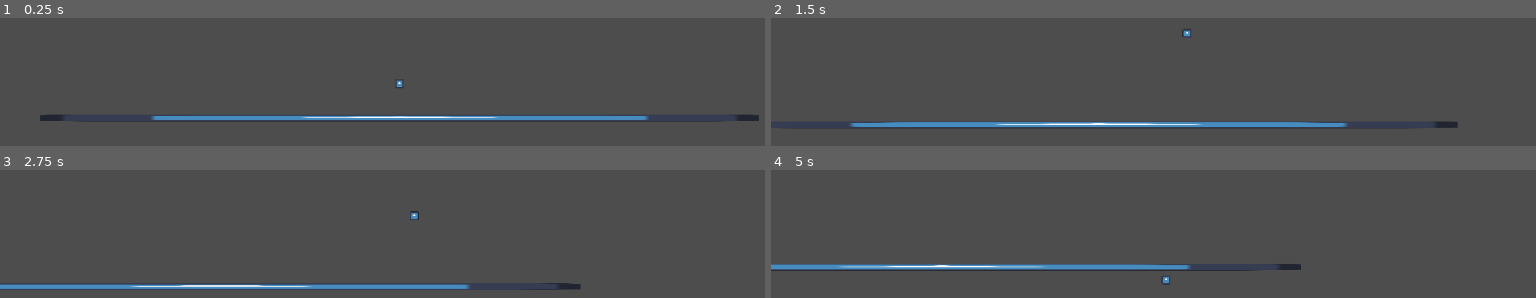
Above: before the commit, frames 1-4 (two rows, left to right).
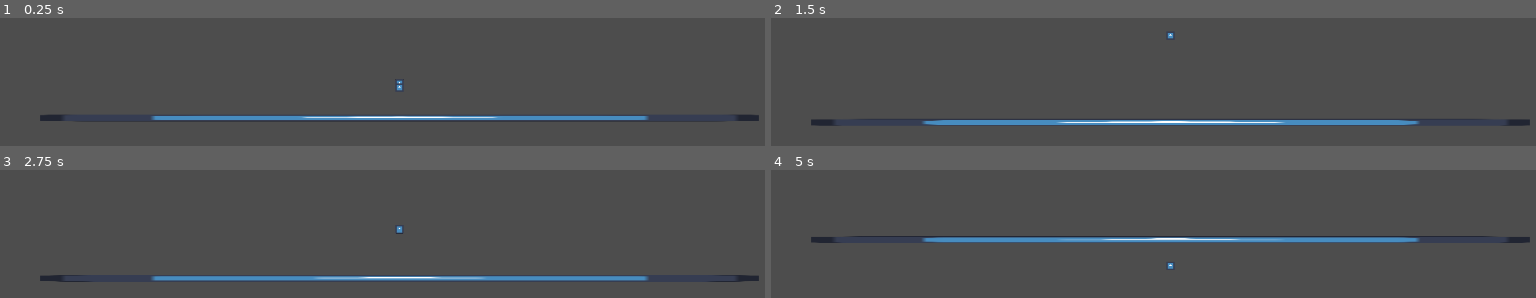
Above: after the commit, the same moments.

Repository: Shaydas1/UWGameJamSpring2025
Game: Godot game, scene res://Scenes/Testing/PlayerTest.tscn
The game is run twice, just before and just after one commit, with the same random seed, the same clock (stepped at 60 frames per second) and the same inputs. This scene is started directly instead of the project's main scene. The engine's default icon, where the game draws it, is replaced by a stand-in: a white triangle on a blue panel in a dark square.
Inputs:
- Up to frame 1 (0.25 s): no input
- Up to frame 2 (1.5 s): tap Enter (ui_accept) at 0.5, 0.77, 0.8, 1.07, 1.25, 1.35 s; hold Left (cast_angle_up, bound only after the commit) 0.53-1.28 s; tap Space (cast, bound only after the commit) at 0.6 s; hold Right (cast_angle_down, bound only after the commit) from 1.28 s (still down)
- Up to frame 3 (2.75 s): tap Enter (ui_accept) at 1.52, 1.82, 2.3 s; tap Space (cast, bound only after the commit) at 1.55, 2.1 s; release Right (cast_angle_down, bound only after the commit) at 2.03 s; hold Left (cast_angle_up, bound only after the commit) from 2.03 s (still down)
- Up to frame 4 (5 s): tap Enter (ui_accept) at 2.75, 3.02, 3.32, 3.6, 3.77, 4.07, 4.52, 4.82 s; tap Space (cast, bound only after the commit) at 2.85, 4.35 s; release Left (cast_angle_up, bound only after the commit) at 3.53 s; hold Right (cast_angle_down, bound only after the commit) from 3.53 s (still down)

The runs differ from the first frame. In frame 1, less than 0.1% of the frame differs, in the area x 51-53%, y 50-58%; in frame 2, 4.8%; in frame 3, 5.7%; in frame 4, 7.2%, in the area x 0-100%, y 51-90%.

Commit message:
made casting inputs

Diff:
--- a/uwgamejamspring2025/Scenes/Player/hook.tscn
+++ b/uwgamejamspring2025/Scenes/Player/hook.tscn
@@ -8,7 +8,7 @@
 
 [sub_resource type="CircleShape2D" id="CircleShape2D_1q8x0"]
 
-[node name="Hook" type="RigidBody2D"]
+[node name="Hook" type="RigidBody2D" groups=["hook"]]
 lock_rotation = true
 script = ExtResource("1_3f4bw")
 max_distance = 10000.0
@@ -25,5 +25,6 @@
 [node name="CollisionShape2D" type="CollisionShape2D" parent="Area2D"]
 shape = SubResource("CircleShape2D_1q8x0")
 
+[connection signal="body_entered" from="." to="." method="_on_body_entered"]
 [connection signal="area_entered" from="Area2D" to="." method="_on_area_entered"]
 [connection signal="area_exited" from="Area2D" to="." method="_on_area_exit"]
--- a/uwgamejamspring2025/Scenes/Player/player.tscn
+++ b/uwgamejamspring2025/Scenes/Player/player.tscn
@@ -1,7 +1,9 @@
-[gd_scene load_steps=3 format=3 uid="uid://bh31uecwwg144"]
+[gd_scene load_steps=5 format=3 uid="uid://bh31uecwwg144"]
 
 [ext_resource type="Script" uid="uid://btpwjr5kbtivy" path="res://Scripts/Player/player.gd" id="1_v0iea"]
-[ext_resource type="Script" uid="uid://gf0klh0bhd8o" path="res://Scripts/Player/jerk_controller.gd" id="2_a3d8c"]
+[ext_resource type="Script" uid="uid://gf0klh0bhd8o" path="res://Scripts/Player/rod_controller.gd" id="2_a3d8c"]
+[ext_resource type="Script" uid="uid://cqk0ysppe2ydf" path="res://Scripts/Player/cast_controller.gd" id="3_mtuoh"]
+[ext_resource type="Texture2D" uid="uid://ndpwmba1hhrc" path="res://icon.svg" id="4_htcer"]
 
 [node name="Player" type="Node2D"]
 script = ExtResource("1_v0iea")
@@ -13,11 +15,10 @@
 jerk_strength = 2000.0
 metadata/_custom_type_script = "uid://gf0klh0bhd8o"
 
-[node name="JerkTimer" type="Timer" parent="JerkController"]
-wait_time = 0.5
+[node name="CastController" type="Node" parent="."]
+script = ExtResource("3_mtuoh")
+metadata/_custom_type_script = "uid://cqk0ysppe2ydf"
 
-[node name="JerkBuffer" type="Timer" parent="JerkController"]
-wait_time = 0.1
-
-[node name="JerkDuration" type="Timer" parent="JerkController"]
-wait_time = 0.05
+[node name="CastIndicator" type="Sprite2D" parent="CastController"]
+texture = ExtResource("4_htcer")
+offset = Vector2(0, -100)
--- a/uwgamejamspring2025/Scripts/Player/cast_controller.gd
+++ b/uwgamejamspring2025/Scripts/Player/cast_controller.gd
@@ -1 +1,82 @@
 extends Node
+class_name CastController
+
+@export var cast_strength: float = 5000.0
+
+@export var max_size : float = 2
+
+@export var angle_speed : float = PI/4
+@export var strength_speed : float = 0.75
+
+var angle = 0
+var stength = 0.1
+
+@onready var hook : Hook
+
+signal on_cast
+
+var enabled : bool = false
+
+func initialize(hook: Hook):
+	self.hook = hook
+
+
+func reset():
+	pass
+
+
+func _ready():
+	pass
+
+func enable():
+	reset()
+	enabled = true
+	$CastIndicator.show()
+
+
+func disable():
+	enabled = false
+	$CastIndicator.hide()
+
+
+func _process(delta):
+	if not enabled:
+		return
+
+	var angle_direction = 0
+	if Input.is_action_pressed("cast_angle_down"):
+		angle_direction = 1
+
+	elif Input.is_action_pressed("cast_angle_up"):
+		angle_direction = -1
+
+	$CastIndicator.rotation += angle_direction * angle_speed * delta
+	$CastIndicator.rotation = clampf(
+		$CastIndicator.rotation,
+		0,
+		3 * PI/4
+	)
+
+	var strength_direction = 0
+	if Input.is_action_pressed("cast_strength_down"):
+		strength_direction = -1
+
+	elif Input.is_action_pressed("cast_strength_up"):
+		strength_direction = 1
+
+	$CastIndicator.scale = (
+		$CastIndicator.scale +
+		Vector2(
+			strength_direction * delta,
+			strength_direction * delta
+			)
+		).clamp(
+			Vector2(0.8, 0.8),
+			Vector2(max_size, max_size)
+			)
+
+	if Input.is_action_just_pressed("cast"):
+		hook.cast(
+			$CastIndicator.scale.x * cast_strength,
+			$CastIndicator.rotation_degrees)
+		emit_signal("on_cast")
--- a/uwgamejamspring2025/Scripts/Player/hook.gd
+++ b/uwgamejamspring2025/Scripts/Player/hook.gd
@@ -8,6 +8,7 @@
 
 @export var max_distance : float
 @export var jerk_cut_factor: float = 0.2
+
 signal entered_water
 signal exited_water
 
@@ -23,6 +24,7 @@
 
 var target : Node2D = null
 
+var caught_fish : Array[CaughtFish] = []
 
 func enable():
 	enabled = true
@@ -54,12 +56,10 @@
 func start_reeling(strength: float):
 	_set_reeling(true)
 	reel_strength = strength
-	print_debug(gravity_scale, in_water)
 
 
 func stop_reeling():
 	_set_reeling(false)
-	print_debug(gravity_scale, in_water)
 
 
 func _get_direction_to_target() -> Vector2:
@@ -79,10 +79,30 @@
 		linear_velocity.y *= jerk_cut_factor
 
 	if linear_velocity.x < 0:
-		linear_velocity.x *= jerk_cut_factor
+		linear_velocity.x *= 0
 
 func reel():
 	apply_central_force(reel_strength * _get_direction_to_target())
+
+
+func hook_fish(fish : Node2D):
+	fish = fish as ActiveFish
+
+	if fish == null:
+		return
+
+	var new_fish = fish.type.caught_fish.instantiate()
+	add_child(new_fish)
+	caught_fish.append(new_fish)
+
+	fish.queue_free()
+
+func free_fish():
+	for fish in caught_fish:
+		fish.queue_free()
+
+	caught_fish.clear()
+
 
 func initialize(target: Node2D):
 	self.target = target
@@ -113,7 +133,6 @@
 func _physics_process(delta):
 	if not enabled:
 		return
-
 
 
 	if position.x < 0:
@@ -156,9 +175,18 @@
 	if area.is_in_group("rock"):
 		emit_signal("hook_lost")
 
+
 func _on_area_exit(area):
 	if not enabled:
 		return
 
 	if area.is_in_group("water"):
 		on_exit_water()
+
+
+func _on_body_entered(body):
+	if not enabled:
+		return
+
+	if body.is_in_group("active_fish"):
+		hook_fish(body)
--- a/uwgamejamspring2025/Scripts/Player/jerk_controller.gd
+++ /dev/null
@@ -1,62 +0,0 @@
-extends Node
-class_name RodController
-
-@export var reel_strength: float = 100
-@export var jerk_strength: float = 500
-
-@onready var can_jerk_timer: Timer = $JerkTimer
-@onready var jerk_buffer_timer: Timer = $JerkBuffer
-
-
-var can_jerk_hook : bool = true
-
-var jerk_buffer_frames = 5
-var jerk_buffered = true
-
-@onready var hook : Hook
-
-var enabled : bool = false
-
-func initialize(hook: Hook):
-	self.hook = hook
-
-
-func reset():
-	can_jerk_hook = true
-	jerk_buffered = false
-
-
-func _ready():
-	can_jerk_timer.connect("timeout", func(): can_jerk_hook = true)
-	jerk_buffer_timer.connect("timeout", func(): jerk_buffered = false)
-
-func enable():
-	reset()
-	enabled = true
-
-
-func disable():
-	enabled = false
-
-
-func _process(delta):
-	if not enabled:
-		return
-
-	if Input.is_action_just_pressed("ui_accept"):
-		jerk_buffered = true
-		jerk_buffer_timer.start()
-		hook.start_reeling(reel_strength)
-
-	if Input.is_action_just_released("ui_accept"):
-		jerk_buffered = false
-		hook.stop_reeling()
-		hook.end_jerk()
-
-	if can_jerk_hook and jerk_buffered:
-		hook.jerk(jerk_strength)
-
-		can_jerk_hook = false
-		can_jerk_timer.start()
-
-		jerk_buffered = false
--- a/uwgamejamspring2025/Scripts/Player/player.gd
+++ b/uwgamejamspring2025/Scripts/Player/player.gd
@@ -1,8 +1,8 @@
 extends Node2D
 class_name Player
 
-@export var cast_strength: float = 5000.0
-@export var cast_angle: float = 45
+@export var cast_strength: float = 2500.0
+@export var cast_angle: float = 0
 
 @onready var hook : Hook
 
@@ -15,31 +15,31 @@
 
 	hook.initialize(self)
 	$JerkController.initialize(hook)
+	$CastController.initialize(hook)
 
 	hook.exited_water.connect(self.on_hook_exit_water)
 	hook.entered_water.connect(self.on_hook_enter_water)
 
-
-func _process(delta):
-	if hook_held:
-		if Input.is_action_just_pressed("ui_accept"):
-			cast_hook()
-
+	$CastController.on_cast.connect(self.on_cast)
 
 func on_hook_exit_water():
 	hook.disable()
 	$JerkController.disable()
+	$CastController.enable()
 
 	hook.set_deferred("position", Vector2.ZERO)
 	hook_held = true
 
+	for fish in hook.caught_fish:
+		print(fish.type.score)
 
 
 func on_hook_enter_water():
 	$JerkController.enable()
 
 
-func cast_hook():
+func on_cast():
 	hook.enable()
-	hook.cast(cast_strength, cast_angle)
+	$JerkController.enable()
+	$CastController.disable()
 	hook_held = false
--- /dev/null
+++ b/uwgamejamspring2025/Scripts/Player/rod_controller.gd
@@ -0,0 +1,43 @@
+extends Node
+class_name RodController
+
+@export var reel_strength: float = 100
+@export var jerk_strength: float = 500
+
+@onready var hook : Hook
+
+var enabled : bool = false
+
+func initialize(hook: Hook):
+	self.hook = hook
+
+
+func reset():
+	pass
+
+
+func _ready():
+	pass
+
+
+func enable():
+	reset()
+	enabled = true
+
+
+
+func disable():
+	enabled = false
+
+
+func _process(delta):
+	if not enabled:
+		return
+
+	if Input.is_action_just_pressed("reel"):
+		hook.jerk(jerk_strength)
+		hook.start_reeling(reel_strength)
+
+	if Input.is_action_just_released("reel"):
+		hook.stop_reeling()
+		hook.end_jerk()
--- a/uwgamejamspring2025/project.godot
+++ b/uwgamejamspring2025/project.godot
@@ -18,3 +18,37 @@
 [global_group]
 
 water=""
+hook=""
+
+[input]
+
+cast_strength_up={
+"deadzone": 0.2,
+"events": [Object(InputEventKey,"resource_local_to_scene":false,"resource_name":"","device":-1,"window_id":0,"alt_pressed":false,"shift_pressed":false,"ctrl_pressed":false,"meta_pressed":false,"pressed":false,"keycode":0,"physical_keycode":4194320,"key_label":0,"unicode":0,"location":0,"echo":false,"script":null)
+]
+}
+cast_strength_down={
+"deadzone": 0.2,
+"events": [Object(InputEventKey,"resource_local_to_scene":false,"resource_name":"","device":-1,"window_id":0,"alt_pressed":false,"shift_pressed":false,"ctrl_pressed":false,"meta_pressed":false,"pressed":false,"keycode":0,"physical_keycode":4194322,"key_label":0,"unicode":0,"location":0,"echo":false,"script":null)
+]
+}
+cast_angle_up={
+"deadzone": 0.2,
+"events": [Object(InputEventKey,"resource_local_to_scene":false,"resource_name":"","device":-1,"window_id":0,"alt_pressed":false,"shift_pressed":false,"ctrl_pressed":false,"meta_pressed":false,"pressed":false,"keycode":0,"physical_keycode":4194319,"key_label":0,"unicode":0,"location":0,"echo":false,"script":null)
+]
+}
+cast_angle_down={
+"deadzone": 0.2,
+"events": [Object(InputEventKey,"resource_local_to_scene":false,"resource_name":"","device":-1,"window_id":0,"alt_pressed":false,"shift_pressed":false,"ctrl_pressed":false,"meta_pressed":false,"pressed":false,"keycode":0,"physical_keycode":4194321,"key_label":0,"unicode":0,"location":0,"echo":false,"script":null)
+]
+}
+reel={
+"deadzone": 0.2,
+"events": [Object(InputEventKey,"resource_local_to_scene":false,"resource_name":"","device":-1,"window_id":0,"alt_pressed":false,"shift_pressed":false,"ctrl_pressed":false,"meta_pressed":false,"pressed":false,"keycode":0,"physical_keycode":32,"key_label":0,"unicode":32,"location":0,"echo":false,"script":null)
+]
+}
+cast={
+"deadzone": 0.2,
+"events": [Object(InputEventKey,"resource_local_to_scene":false,"resource_name":"","device":-1,"window_id":0,"alt_pressed":false,"shift_pressed":false,"ctrl_pressed":false,"meta_pressed":false,"pressed":false,"keycode":0,"physical_keycode":32,"key_label":0,"unicode":32,"location":0,"echo":false,"script":null)
+]
+}
Renamed: uwgamejamspring2025/Scripts/Player/jerk_controller.gd.uid -> uwgamejamspring2025/Scripts/Player/rod_controller.gd.uid
Not shown, added: uwgamejamspring2025/Scenes/Testing/PlayerTest.tscn2571786653.tmp
